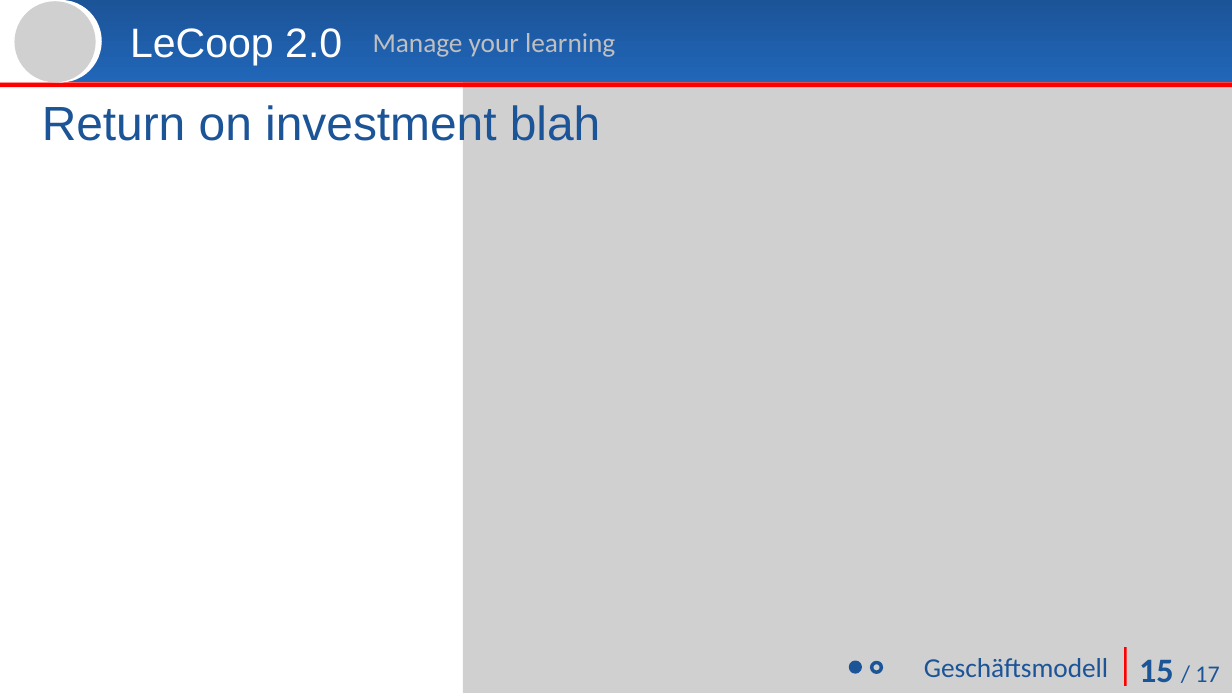
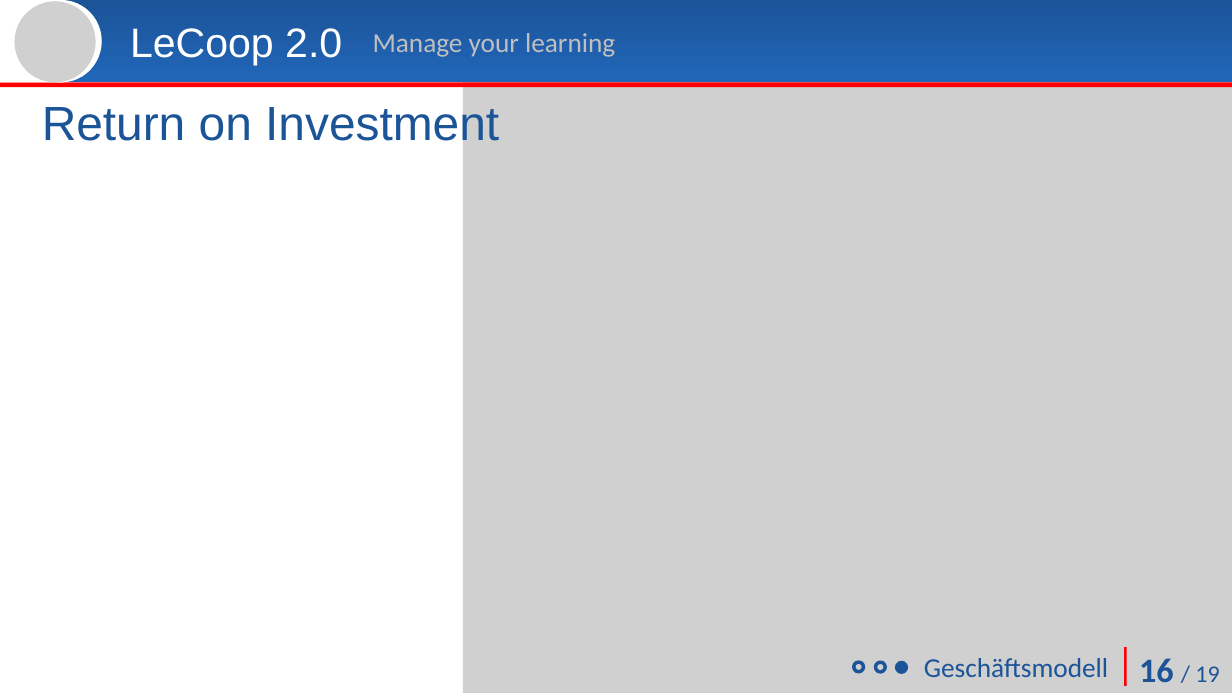
Before and after one commit to Akii/Le-Coop-2.0, a slide deck: slide 16 of lecoop/doc/supi_praesi.pptx. Drawn at 1232x693 pixels with LibreOffice and Linux fonts; fonts in the diff are those of the drawing; grey boxes stand for pictures. Boxes give left, top, right and bottom in pixels: in the first picture for what was removed or moved away, otherwise in the second. Text is boxed around its words. In the diff, an @@ line names an element or a change of style, - is before the commit and + after.

```diff
--- a/lecoop/doc/supi_praesi.pptx
+++ b/lecoop/doc/supi_praesi.pptx
@@ text at (42,102,499,149): text changed @@
-Return on investment blah
+Return on Investment
@@ text at (1139,658,1219,682): text changed @@
-15 / 17
+16 / 19
@@ ellipse added at (854,662,864,671), outline #1C5498 2 pt @@
@@ ellipse: place and size @@
-ellipse at (872,663,882,673)
+ellipse at (876,663,886,673)
@@ ellipse: place and size @@
-ellipse at (850,663,860,673)
+ellipse at (897,663,907,673)
```
Also in this commit, not shown: 16 other slides changed.
